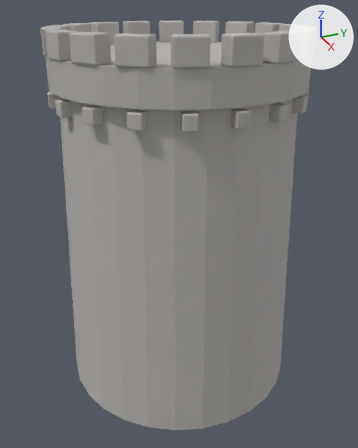
The glTF model assets/models/castle/tower_round.glb, before and after one commit.
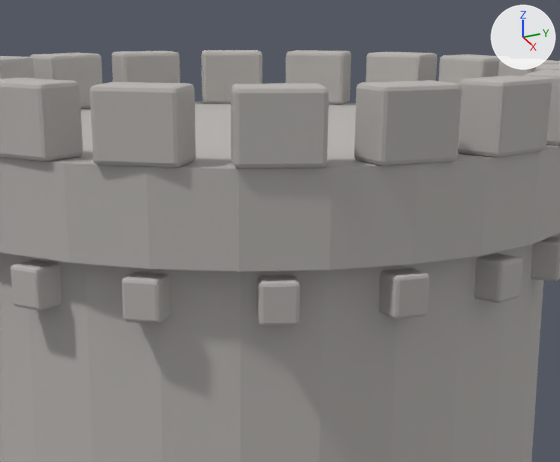
There are two pictures of each version: one whole from a 50 mm camera at (18.22, -8.18, 16.08) aimed at (0.2, -0.07, 7.08), one close up on the part from 22% to 85% of the width and 0% to 42% of the height. Every picture has the same lights, and +X, +Y and +Z are marked at upper right. The first two pictures are the older version. Vertices at exactly the same position are counted once.

Objects in the first close-up: 'tower_round'.
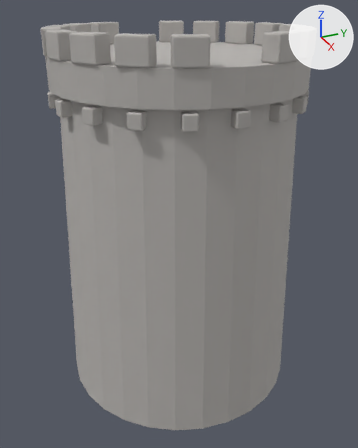
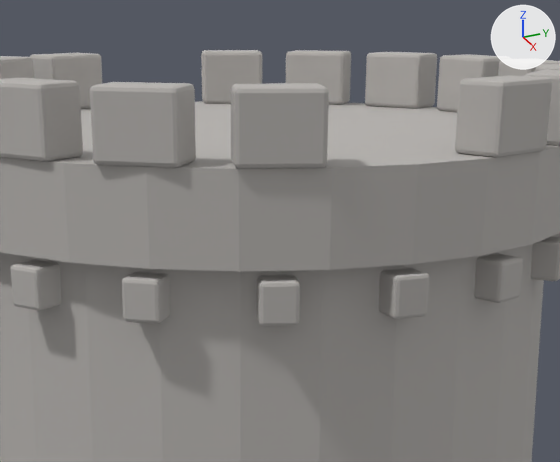
Changed parts and their boxes (x1, y1, x2, y2) in the close-ups (560 x 462 px):
part 1 of me_cone, deleted: before (354, 80, 462, 166)
part 2 of me_cone, deleted: before (112, 51, 180, 83)

The edits, one by one:
me_cone is used by ob_tower_round; location (0.0, 0.0, 0.0).
me_cone had 2128 vertices, 4104 faces and spanned x -5.0..5.0, y -5.0..5.0, z 0.0..15.1.
me_cone now has 2016 vertices, 3888 faces and spans x -5.0..5.0, y -5.0..5.0, z 0.0..15.1.
me_cone part 1: the loose piece of 56 vertices spanning x 4.3..5.0, y -0.6..0.6, z 14.2..15.1 is deleted.
me_cone part 2: the loose piece of 56 vertices spanning x -5.0..-4.3, y -0.6..0.6, z 14.2..15.1 is deleted.
